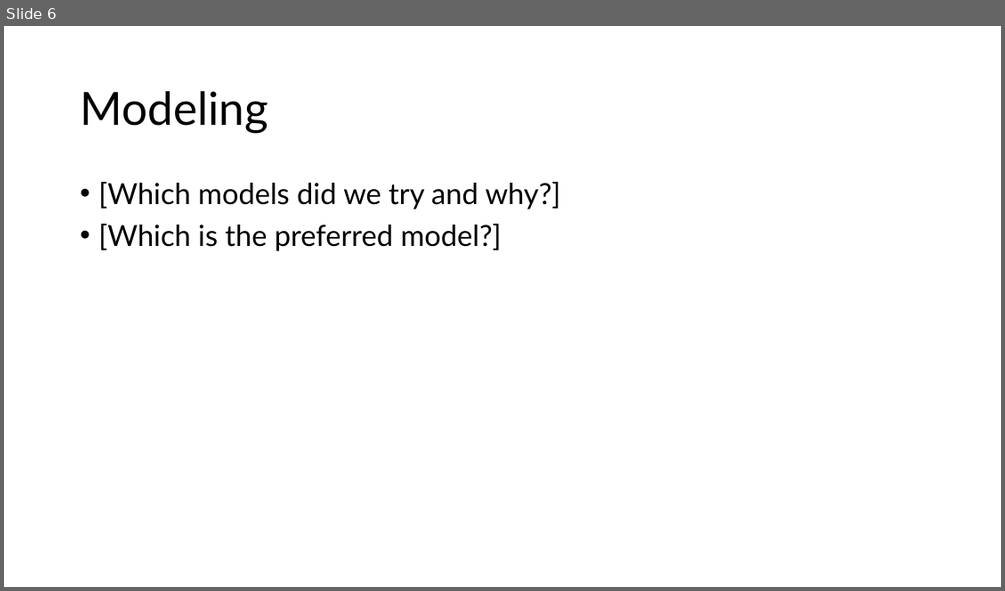
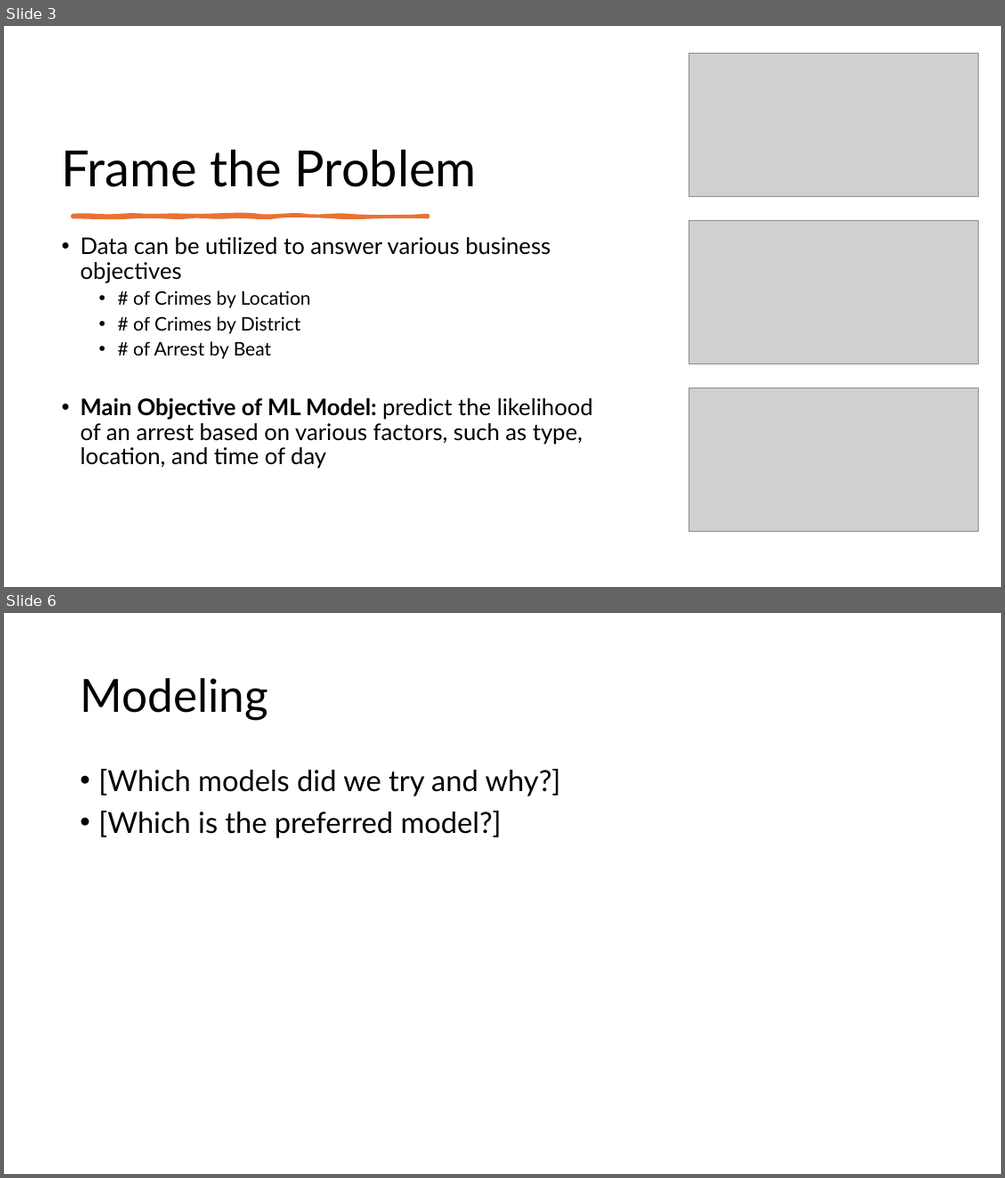
Before and after one commit to tkoche3/ISDS7075, a slide deck: ISDS 7075 Final Presentation.pptx. Shown one above the other, each under a label of ours: slide 6 before the commit, slides 3 and 6 after it; the slides between them are not shown. The pictures are 1005x591 and 1005x1178 pixels, drawn with LibreOffice and Linux fonts; fonts in the diff are those of the drawing; grey boxes stand for pictures. Boxes give left, top, right and bottom in pixels: in the first picture for what was removed or moved away, otherwise in the second. Text is boxed around its words. In the diff, an @@ line names an element or a change of style, - is before the commit and + after.

```diff
--- a/ISDS 7075 Final Presentation.pptx
+++ b/ISDS 7075 Final Presentation.pptx
@@ slide 3 added at box(4, 26, 1001, 587), background #FFFFFF @@
@@ picture added at box(689, 53, 978, 197) @@
@@ title added at box(62, 149, 477, 187), 48 pt, text #000000 @@
+Frame the Problem
@@ freeform shape added at box(73, 216, 428, 216), fill #E97132, outline #E97132 3.25 pt @@
@@ text added at box(81, 237, 593, 468), 22 pt, text #000000 @@
+• Data can be utilized to answer various business objectives
+  • # of Crimes by Location
+  • # of Crimes by District
+  • # of Arrest by Beat
+• Main Objective of ML Model: predict the likelihood of an arrest based on various factors, such as type, location, and time of day
@@ picture added at box(689, 220, 979, 364) @@
@@ picture added at box(689, 388, 979, 532) @@
```
Also in this commit, not shown: 1 slide changed, 3 other slides added, 4 slides removed.
